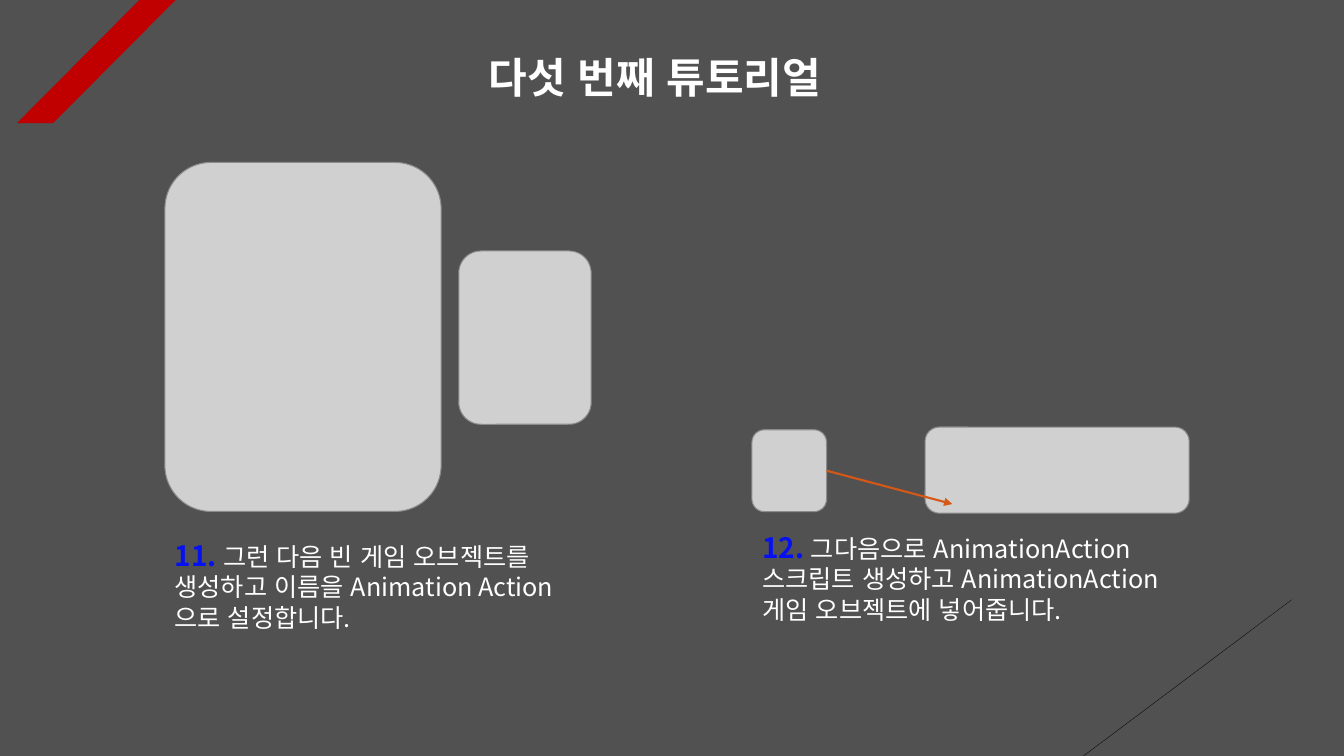
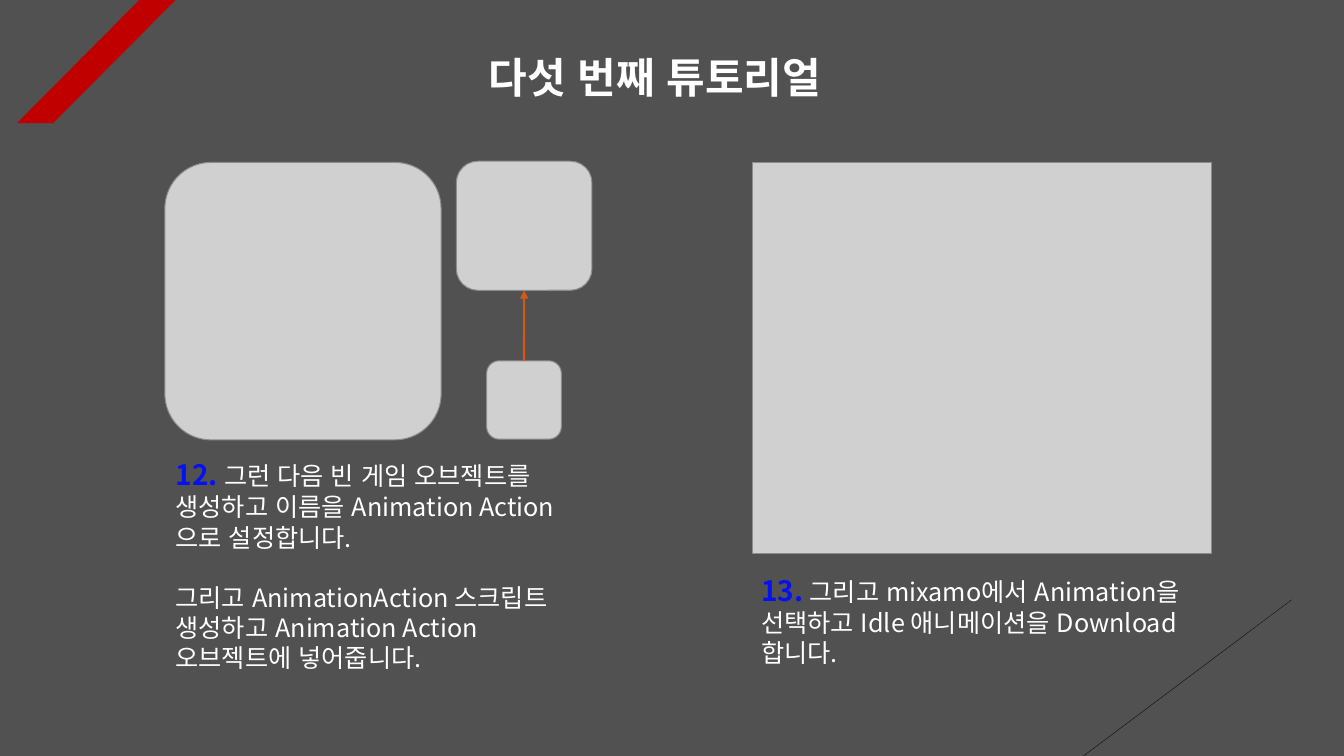
Before and after one commit to Unity2033/3D-UnityEngine, a slide deck: slide 5 of Assets/Class/Animator & Blend Tree/PPT Data/Animation Example.pptx. Drawn at 1344x756 pixels with LibreOffice and Linux fonts; fonts in the diff are those of the drawing; grey boxes stand for pictures. Boxes give left, top, right and bottom in pixels: in the first picture for what was removed or moved away, otherwise in the second. Text is boxed around its words. In the diff, an @@ line names an element or a change of style, - is before the commit and + after.

```diff
--- a/Assets/Class/Animator & Blend Tree/PPT Data/Animation Example.pptx
+++ b/Assets/Class/Animator & Blend Tree/PPT Data/Animation Example.pptx
@@ picture: place and size @@
-picture at <box>165,162,442,511</box>
+picture at <box>165,162,442,440</box>
@@ picture: place and size @@
-picture at <box>459,251,591,424</box>
+picture at <box>457,161,593,290</box>
@@ picture added at <box>752,162,1212,554</box> @@
@@ arrow moved from (827, 471) - (953, 504) to (524, 361) - (524, 290) @@
@@ picture: place and size @@
-picture at <box>752,430,827,511</box>
+picture at <box>487,361,562,440</box>
@@ picture removed at <box>926,427,1190,513</box> @@
@@ text at <box>176,464,548,669</box>: text changed @@
-11. 그런 다음 빈 게임 오브젝트를 생성하고 이름을 Animation Action으로 설정합니다.
+12. 그런 다음 빈 게임 오브젝트를 생성하고 이름을 Animation Action으로 설정합니다.
+그리고 AnimationAction 스크립트 생성하고 Animation Action 오브젝트에 넣어줍니다.
@@ text removed at <box>762,537,1159,621</box> @@
-12. 그다음으로 AnimationAction 스크립트 생성하고 AnimationAction 게임 오브젝트에 넣어줍니다.
@@ text added at <box>761,580,1180,634</box>, 18 pt, text #FFFFFF @@
+13. 그리고 mixamo에서 Animation을 선택하고 Idle 애니메이션을 Download합니다.
```
Also in this commit, not shown: 9 other slides changed, 30 other files.
